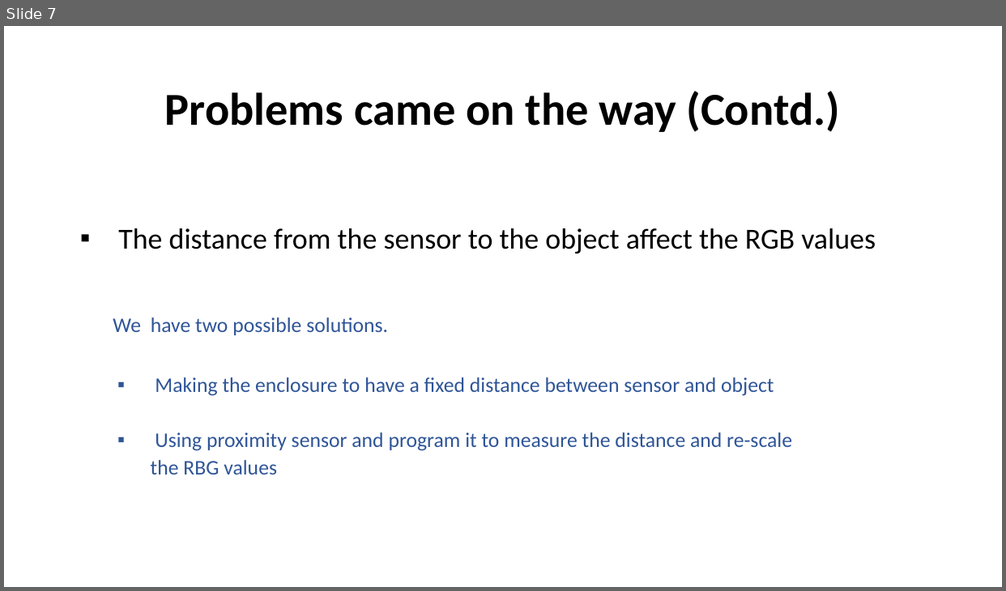
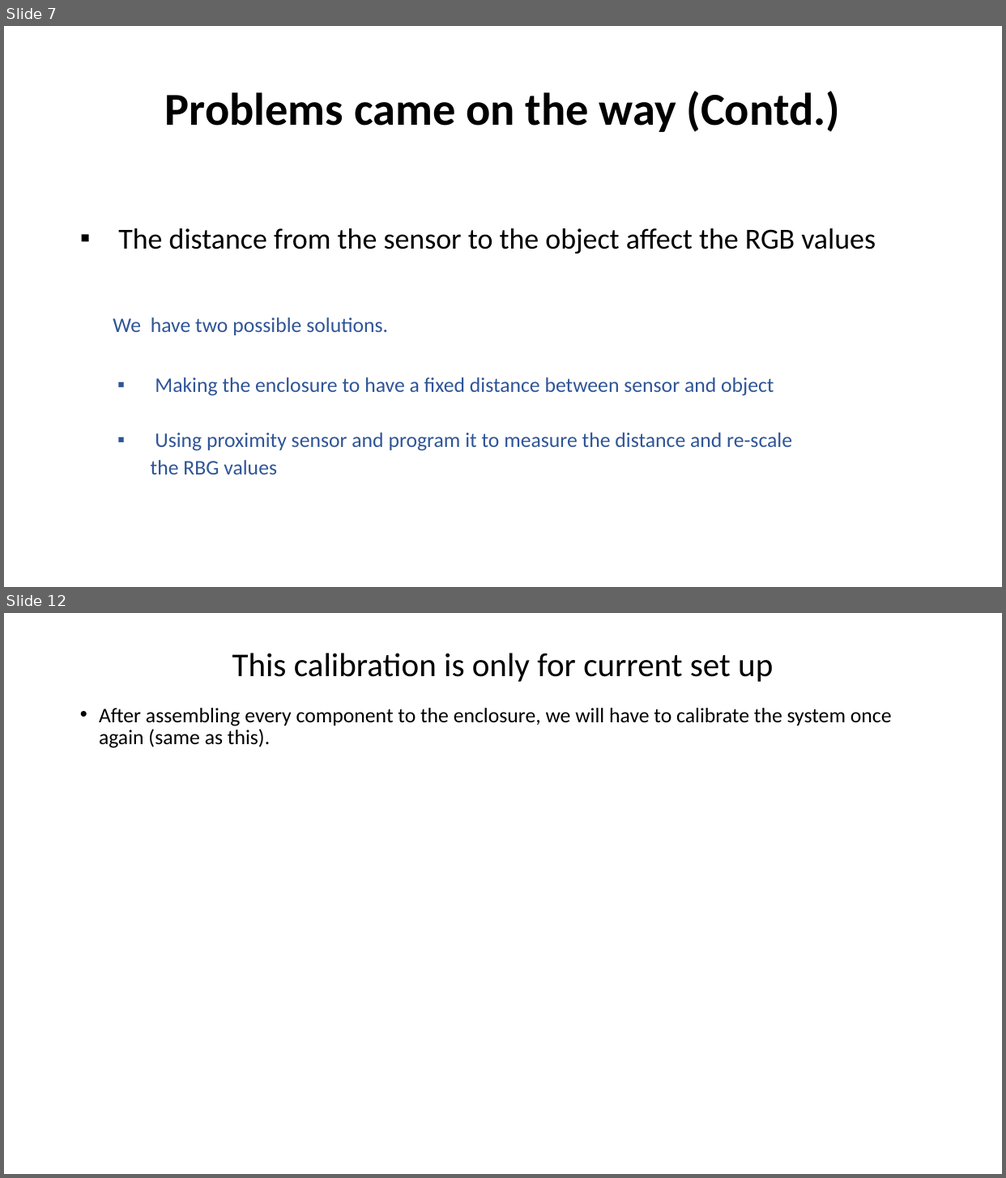
Before and after one commit to Team-Sagittarius-ENTC/RGBsensor, a slide deck: prabhashwara/PROGRESS AND SUMMARY.pptx. Shown one above the other, each under a label of ours: slide 7 before the commit, slides 7 and 12 after it; the slides between them are not shown. The pictures are 1006x591 and 1006x1178 pixels, drawn with LibreOffice and Linux fonts; fonts in the diff are those of the drawing. Boxes give left, top, right and bottom in pixels: in the first picture for what was removed or moved away, otherwise in the second. Text is boxed around its words. In the diff, an @@ line names an element or a change of style, - is before the commit and + after.

```diff
--- a/prabhashwara/PROGRESS AND SUMMARY.pptx
+++ b/prabhashwara/PROGRESS AND SUMMARY.pptx
@@ slide 12 added at [4,613,1002,1174], background #FFFFFF @@
@@ title added at [232,653,773,682], 32 pt, text #000000 @@
+This calibration is only for current set up
@@ text added at [99,708,892,748], 20 pt, text #000000 @@
+• After assembling every component to the enclosure, we will have to calibrate the system once again (same as this).
```
Also in this commit, not shown: 7 other slides added, 1 slide removed, 1 other file.
